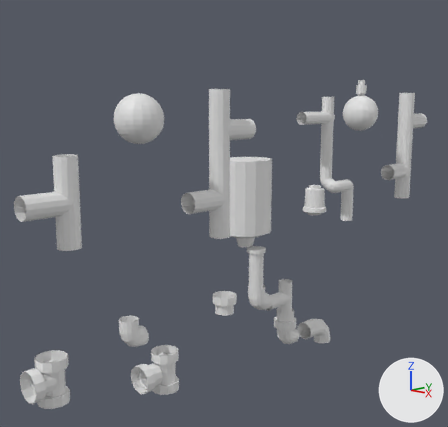
A saved change to the Blender file lampa/lampa.blend.
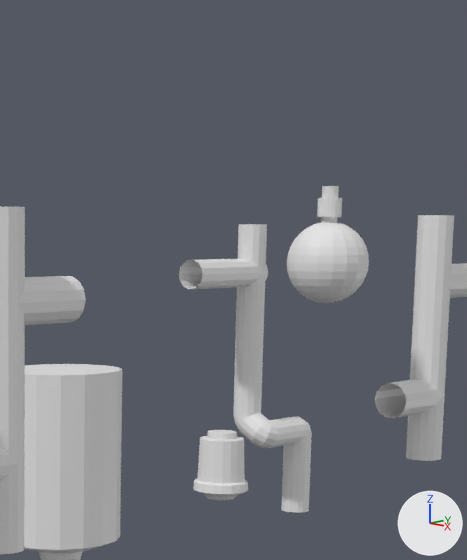
Old and new are each drawn whole from a 50 mm lens placed at (4.044, -4.585, 2.816), pointed at (0.823, -1.35, 1.985) and again close up on the part from 49% to 94% of the width and 0% to 57% of the height. The axes (+X, +Y, +Z) are drawn at lower right. The lights are the same throughout.
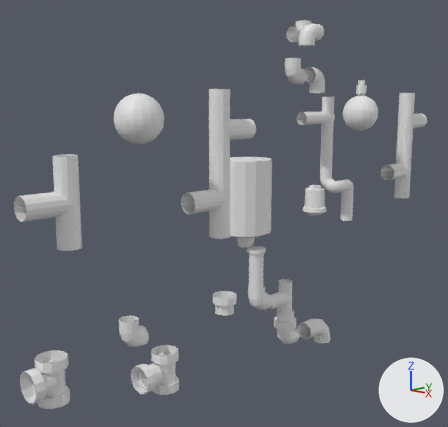
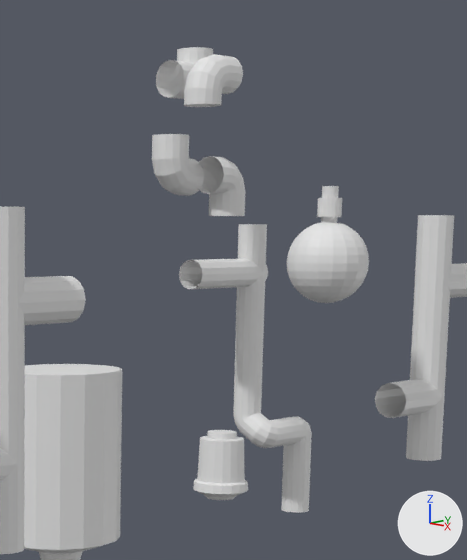
Location of each change, (x1, y1, x2, y2) in pixels of the close-ups (467 x 560 px):
'Plane.005', added: after (152, 134, 204, 196)
'Plane.021', added: after (184, 54, 243, 107)
'Plane.020', added: after (197, 156, 245, 216)
'Plane.022', added: after (156, 47, 213, 99)

The change, as a diff of the scene's bpy script:
```diff
--- a/lampa/lampa.blend.py
+++ b/lampa/lampa.blend.py
@@ cu_plane_008 @@
+cu_plane_008 = bpy.data.curves.new('Plane.008', 'CURVE')
+cu_plane_008.dimensions = '3D'
+_sp = cu_plane_008.splines.new('POLY'); _sp.points.add(5)
+_sp.points.foreach_set('co', [0.0, 0.081, -0.0442, 0.0, 0.0, 0.0306, -0.0442, 0.0, 0.0, -0.00416, -0.0348, 0.0, 0.0, -0.0296, -0.00941, 0.0, 0.0, -0.0389, 0.0253, 0.0, 0.0, -0.0389, 0.107, 0.0])
+_sp.order_v = 0
+_sp.resolution_v = 0
+_sp.use_endpoint_u = True
+_sp.use_smooth = False
+cu_plane_008.use_path_clamp = True
+cu_plane_008.bevel_resolution = 6
+cu_plane_008.bevel_depth = 0.07
+cu_plane_008.fill_mode = 'FULL'
@@ cu_plane_007 @@
+cu_plane_007 = bpy.data.curves.new('Plane.007', 'CURVE')
+cu_plane_007.dimensions = '3D'
+_sp = cu_plane_007.splines.new('POLY'); _sp.points.add(5)
+_sp.points.foreach_set('co', [0.0, 0.081, -0.0442, 0.0, 0.0, 0.0306, -0.0442, 0.0, 0.0, -0.00416, -0.0348, 0.0, 0.0, -0.0296, -0.00941, 0.0, 0.0, -0.0389, 0.0253, 0.0, 0.0, -0.0389, 0.107, 0.0])
+_sp.order_v = 0
+_sp.resolution_v = 0
+_sp.use_endpoint_u = True
+_sp.use_smooth = False
+cu_plane_007.use_path_clamp = True
+cu_plane_007.bevel_resolution = 6
+cu_plane_007.bevel_depth = 0.07
+cu_plane_007.fill_mode = 'FULL'
@@ cu_plane_006 @@
+cu_plane_006 = bpy.data.curves.new('Plane.006', 'CURVE')
+cu_plane_006.dimensions = '3D'
+_sp = cu_plane_006.splines.new('POLY'); _sp.points.add(5)
+_sp.points.foreach_set('co', [0.0, 0.081, -0.0442, 0.0, 0.0, 0.0306, -0.0442, 0.0, 0.0, -0.00416, -0.0348, 0.0, 0.0, -0.0296, -0.00941, 0.0, 0.0, -0.0389, 0.0253, 0.0, 0.0, -0.0389, 0.107, 0.0])
+_sp.order_v = 0
+_sp.resolution_v = 0
+_sp.use_endpoint_u = True
+_sp.use_smooth = False
+cu_plane_006.use_path_clamp = True
+cu_plane_006.bevel_resolution = 6
+cu_plane_006.bevel_depth = 0.07
+cu_plane_006.fill_mode = 'FULL'
@@ cu_plane_000 @@
+cu_plane_000 = bpy.data.curves.new('Plane.000', 'CURVE')
+cu_plane_000.dimensions = '3D'
+_sp = cu_plane_000.splines.new('POLY'); _sp.points.add(5)
+_sp.points.foreach_set('co', [0.0, 0.081, -0.0442, 0.0, 0.0, 0.0306, -0.0442, 0.0, 0.0, -0.00416, -0.0348, 0.0, 0.0, -0.0296, -0.00941, 0.0, 0.0, -0.0389, 0.0253, 0.0, 0.0, -0.0389, 0.107, 0.0])
+_sp.order_v = 0
+_sp.resolution_v = 0
+_sp.use_endpoint_u = True
+_sp.use_smooth = False
+cu_plane_000.use_path_clamp = True
+cu_plane_000.bevel_resolution = 6
+cu_plane_000.bevel_depth = 0.07
+cu_plane_000.fill_mode = 'FULL'
@@ ob_plane_022 @@
+ob_plane_022 = bpy.data.objects.new('Plane.022', cu_plane_008)
+ob_plane_022.location = (0.449, -0.006, 3.432)
+ob_plane_022.rotation_euler = (1.571, 0.0, 0.0)  # degrees (90, 0, 0)
@@ ob_plane_021 @@
+ob_plane_021 = bpy.data.objects.new('Plane.021', cu_plane_007)
+ob_plane_021.location = (0.621, -0.086, 3.364)
+ob_plane_021.rotation_euler = (-1.571, 0.0, 0.0)  # degrees (-90, 0, 0)
@@ ob_plane_020 @@
+ob_plane_020 = bpy.data.objects.new('Plane.020', cu_plane_006)
+ob_plane_020.location = (0.621, -0.002, 2.987)
+ob_plane_020.rotation_euler = (3.142, 0.0, 0.0)  # degrees (180, 0, 0)
@@ ob_plane_005 @@
+ob_plane_005 = bpy.data.objects.new('Plane.005', cu_plane_000)
+ob_plane_005.location = (0.512, -0.141, 3.071)
```
